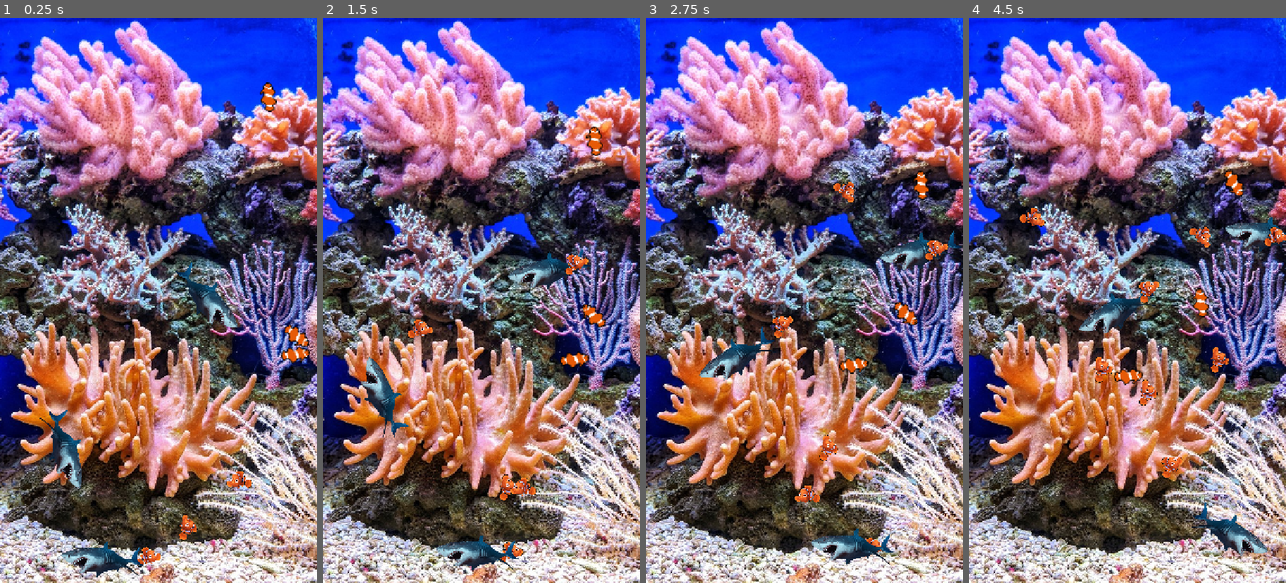
Above: before the commit, frames 1-4 (left to right).
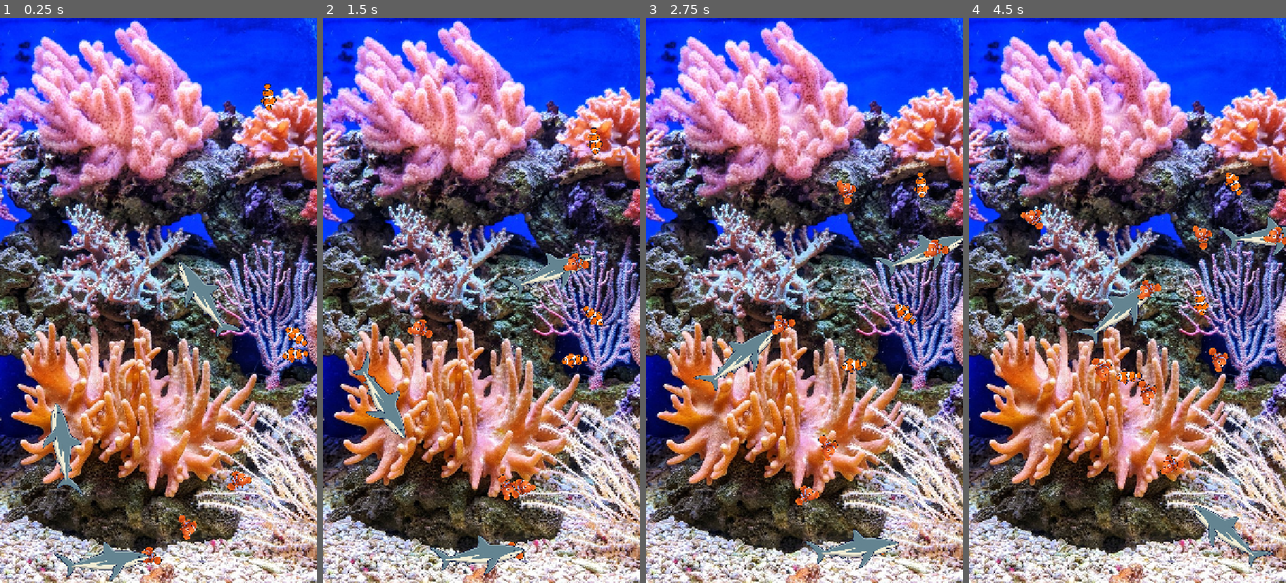
Above: after the commit, the same moments.

Repository: dfoster42/aquariam_v2
Game: Godot game, scene res://scenes/aquarium.tscn
The game is run twice, just before and just after one commit, with the same random seed, the same clock (stepped at 60 frames per second) and the same inputs.
Inputs (mouse positions are in pixels of both pictures, inside the frame that each line leads up to):
- Up to frame 1 (0.25 s): no input
- Up to frame 2 (1.5 s): move the mouse to (551, 272) at 0.52 s; click (551, 272) at 0.67 s; move the mouse to (418, 328) at 1.27 s; click (418, 328) at 1.42 s
- Up to frame 3 (2.75 s): move the mouse to (836, 176) at 2.02 s; click (836, 176) at 2.17 s
- Up to frame 4 (4.5 s): move the mouse to (1111, 413) at 2.77 s; click (1111, 413) at 2.92 s; move the mouse to (1222, 385) at 3.52 s; click (1222, 385) at 3.67 s; move the mouse to (1032, 215) at 4.27 s; click (1032, 215) at 4.42 s

The runs differ from the first frame. In frame 1, 3.9% of the frame differs, in the area x 12-98%, y 11-100%; in frame 2, 4.0%; in frame 3, 4.1%; in frame 4, 4.3%, in the area x 16-100%, y 26-98%.

Commit message:
Generate the fish sprites through Antigravity, gated on a second-model QA
Replaces two of the three inherited sprites with flat vector art generated via
the Antigravity CLI, and adds the pipeline that produced them. Adapted from the
sprout-party creature-art tooling — the rules below were learned there.

The pipeline:
- generate.py is vendored as-is. It forces the prompt to survive the agent
  (which otherwise rewrites it) and recovers the file by diffing the CLI's brain
  directory (which otherwise keeps it).
- cutout.py keys on chroma, not luminance. The source pipeline drew one hue
  family on a pale ground so a brightness threshold sufficed; a tank holds a
  near-white shark belly and white clownfish bands, and any luma cut that removes
  the background removes those too. Briefs ask for flat magenta instead, which no
  fish in the catalogue approaches on any channel.
- qa.py sends each sprite to a second model against a fixed rubric. The model
  that made the image does not grade it: measuring residual magenta says the
  keyer behaved, not that the drawing reads as a fish. It samples twice and
  unions failures, and treats unparsable output as a failure rather than a pass.
- build.py stages a render and ships it only on a clean verdict. --force-qa is
  the only way past, and using it belongs in a commit message.

Both new sprites passed the rubric clean on two passes each, with the judge
identifying species unprompted.

Also fixed: sprites are drawn facing left, so fish.gd was mirroring exactly the
wrong half of the tank. A fish swimming right is the one that needs flipping.

Despill runs a second time after the resize — Lanczos has negative lobes, and
its overshoot on the hard alpha edge reintroduced magenta the first pass had
removed.

Not done, blocked on generation quota (429, resets in ~2h40m):
- anemonefish still uses the inherited nemo.png
- the tank backdrop is still the original photograph, which now clashes badly
  with flat vector fish. A brief and a background pipeline mode are committed
  ready to run; their downstream half is tested, the generate and judge steps
  are not.

Co-Authored-By: Claude Opus 5 <noreply@anthropic.com>

Diff:
--- a/resources/species/clownfish.tres
+++ b/resources/species/clownfish.tres
@@ -1,7 +1,7 @@
 [gd_resource type="Resource" script_class="FishSpecies" format=3]
 
 [ext_resource type="Script" path="res://scripts/fish_species.gd" id="1_o0uxl"]
-[ext_resource type="Texture2D" path="res://assets/textures/clown.png" id="2_uil1y"]
+[ext_resource type="Texture2D" path="res://assets/textures/clownfish.png" id="2_uil1y"]
 
 [resource]
 script = ExtResource("1_o0uxl")
--- a/scripts/fish.gd
+++ b/scripts/fish.gd
@@ -107,12 +107,16 @@
 
 ## Rotates toward `heading` and mirrors the sprite so the fish never swims
 ## upside down when travelling right-to-left.
+##
+## Every sprite in assets/textures/ is drawn facing LEFT — tools/art/prompts/style.txt
+## fixes that for the whole catalogue — so it is a fish swimming RIGHT that needs
+## mirroring, not one swimming left.
 func _face(heading: Vector2, delta: float) -> void:
 	var desired := heading.angle()
 	var facing_left := absf(wrapf(desired, -PI, PI)) > PI / 2.0
 	if facing_left:
 		desired = wrapf(desired + PI, -PI, PI)
-	sprite.flip_h = facing_left
+	sprite.flip_h = not facing_left
 	sprite.rotation = rotate_toward(sprite.rotation, desired, deg_to_rad(TURN_RATE) * delta)
 
 func _apply_size() -> void:
--- a/tools/generate_species.gd
+++ b/tools/generate_species.gd
@@ -3,7 +3,7 @@
 ## Run: godot --headless --script res://tools/generate_species.gd
 
 func _initialize() -> void:
-	var clownfish := _make("Clownfish", "res://assets/textures/clown.png", 55.0, 36.0, 140.0)
+	var clownfish := _make("Clownfish", "res://assets/textures/clownfish.png", 55.0, 36.0, 140.0)
 	_save(clownfish, "clownfish")
 
 	var anemonefish := _make("Anemonefish", "res://assets/textures/nemo.png", 48.0, 44.0, 130.0)
Binary file removed: assets/textures/clown.png
Binary file added: assets/textures/clownfish.png
Not shown, changed: assets/textures/clownfish.png.import
Binary file changed: assets/textures/shark.png
Not shown, added: test/smoke_test.gd.uid
Not shown, added: tools/art/prompts/background.txt
Not shown, added: tools/art/prompts/species/anemonefish.txt
Not shown, added: tools/art/prompts/species/clownfish.txt
Not shown, added: tools/art/prompts/species/shark.txt
Not shown, added: tools/art/prompts/style.txt
Not shown, added: tools/generate_species.gd.uid
Not shown, added: tools/screenshot.gd.uid
(and 5 more such lines)
